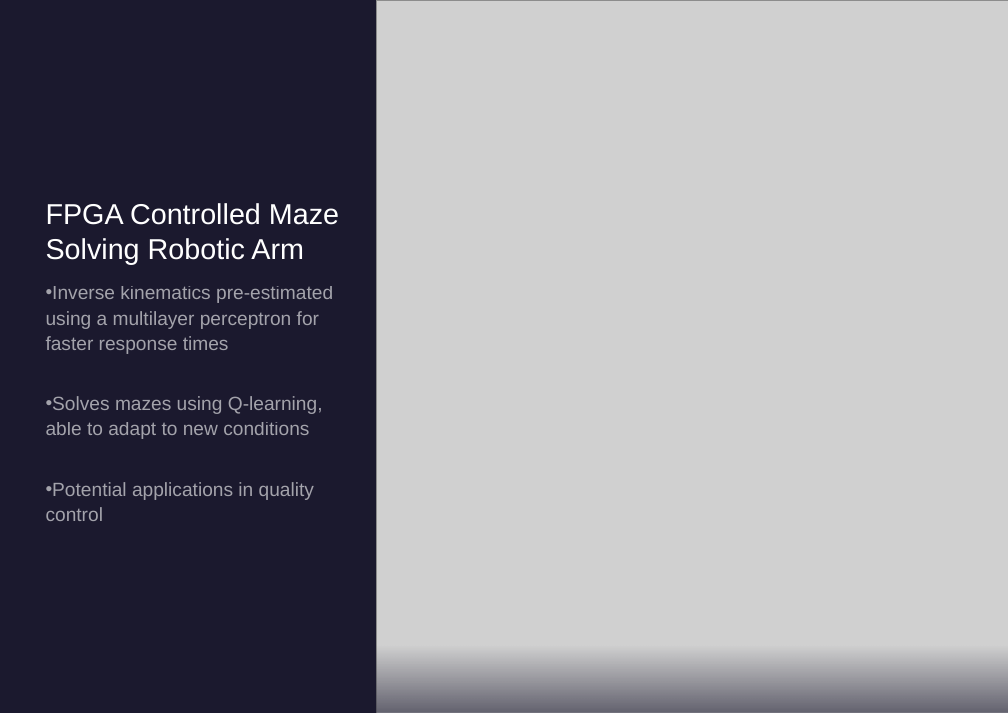
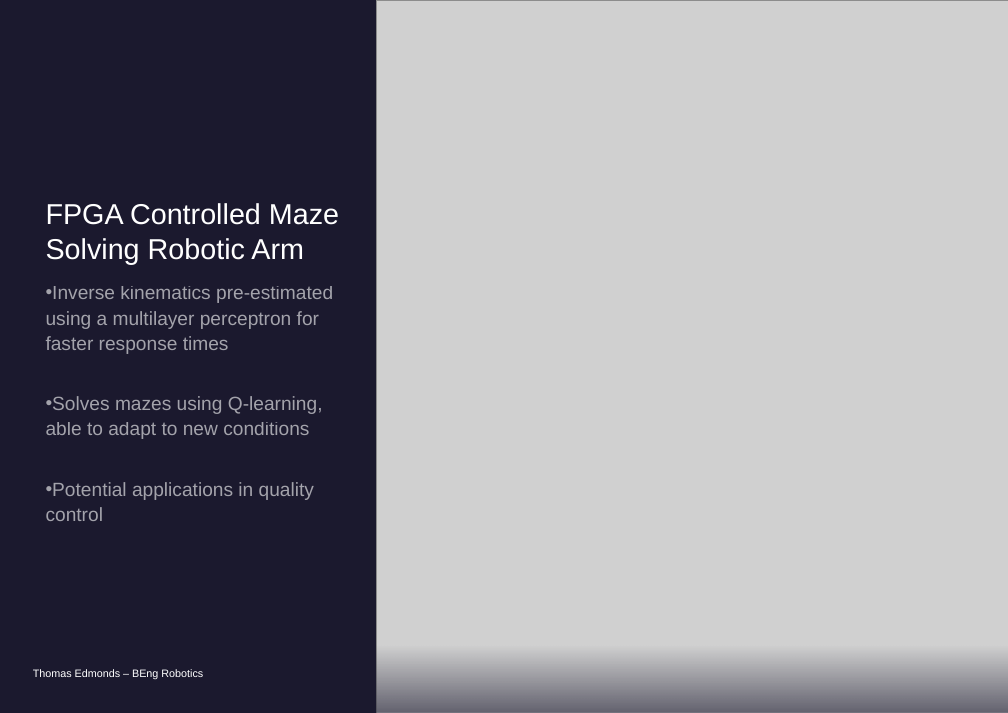
Before and after one commit to Edmonds-Git/PROJ300, a slide deck: slide 1 of Management/Poster.pptx. Drawn at 1008x713 pixels with LibreOffice and Linux fonts; fonts in the diff are those of the drawing; grey boxes stand for pictures. Boxes give left, top, right and bottom in pixels: in the first picture for what was removed or moved away, otherwise in the second. Text is boxed around its words. In the diff, an @@ line names an element or a change of style, - is before the commit and + after.

```diff
--- a/Management/Poster.pptx
+++ b/Management/Poster.pptx
@@ text added at [33,669,203,679], 18 pt, text #FFFFFF @@
+Thomas Edmonds – BEng Robotics
```
Also in this commit, not shown: 56 other files.
